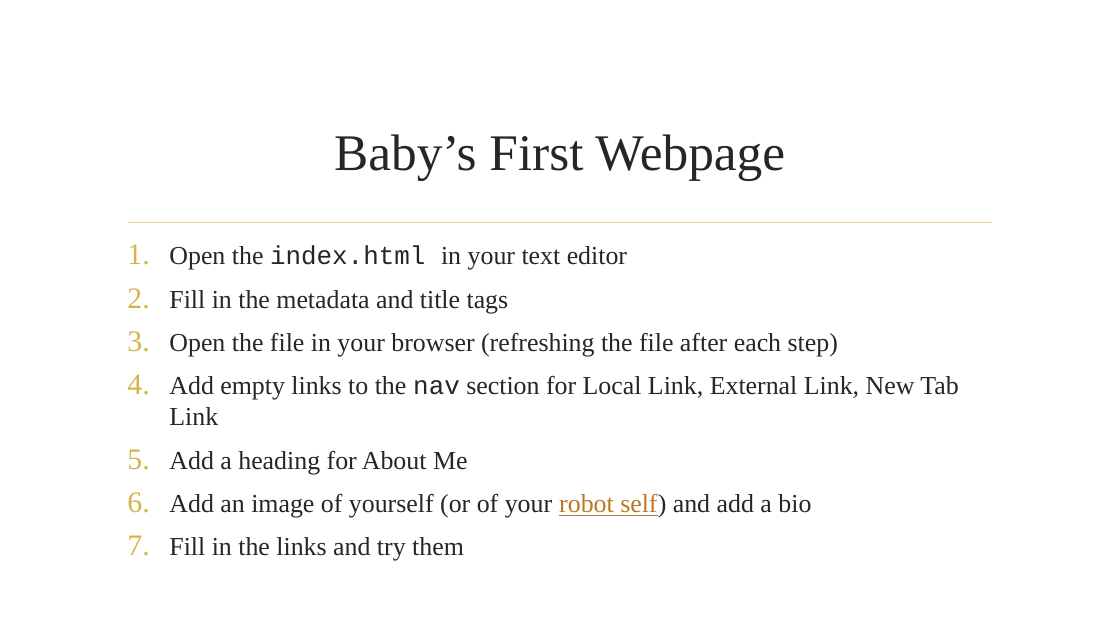
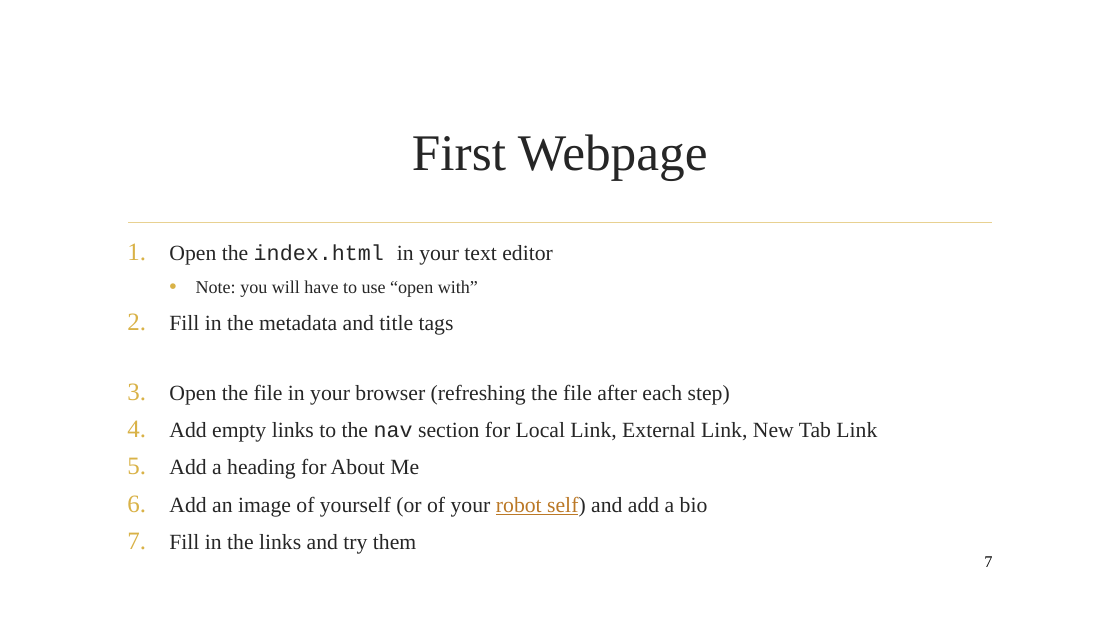
Before and after one commit to AADeLucia/beginner_web_tutorial, a slide deck: slide 7 of website_tutorial_beginner.pptx (slide 6 before the commit). Drawn at 1120x630 pixels with LibreOffice and Linux fonts; fonts in the diff are those of the drawing; background and template pictures are left out. Boxes give left, top, right and bottom in pixels: in the first picture for what was removed or moved away, otherwise in the second. Text is boxed around its words. In the diff, an @@ line names an element or a change of style, - is before the commit and + after.

```diff
--- a/website_tutorial_beginner.pptx
+++ b/website_tutorial_beginner.pptx
@@ title at box(412, 134, 708, 181): text changed @@
-Baby’s First Webpage
+First Webpage
@@ text at box(169, 245, 877, 554): size 22.2 to 18.6 pt in "Open the index.html in your text editor", "Fill in the metadata and title tags", "Open the file in your browser (refreshing ...", "Add empty links to the nav section ..." and 3 more places @@
@@ text at box(196, 280, 478, 297): paragraph added @@
+  • Note: you will have to use “open with”
@@ page number added at box(984, 556, 992, 567), 14 pt, text #000000 @@
+7
```
Also in this commit, not shown: 8 other slides changed, 4 slides added, 4 other files.
